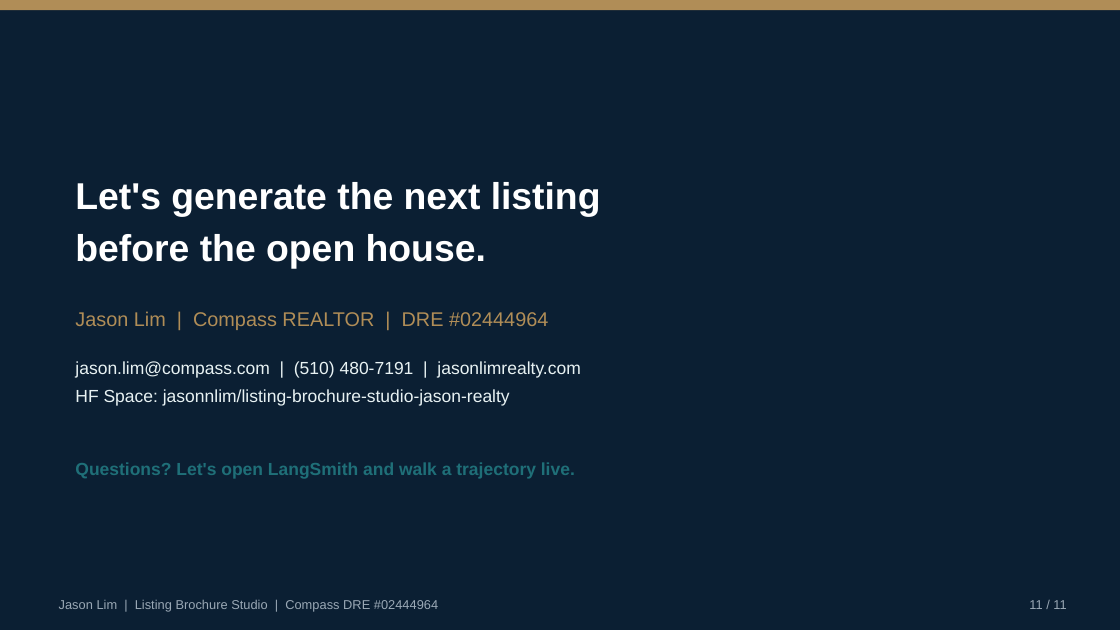
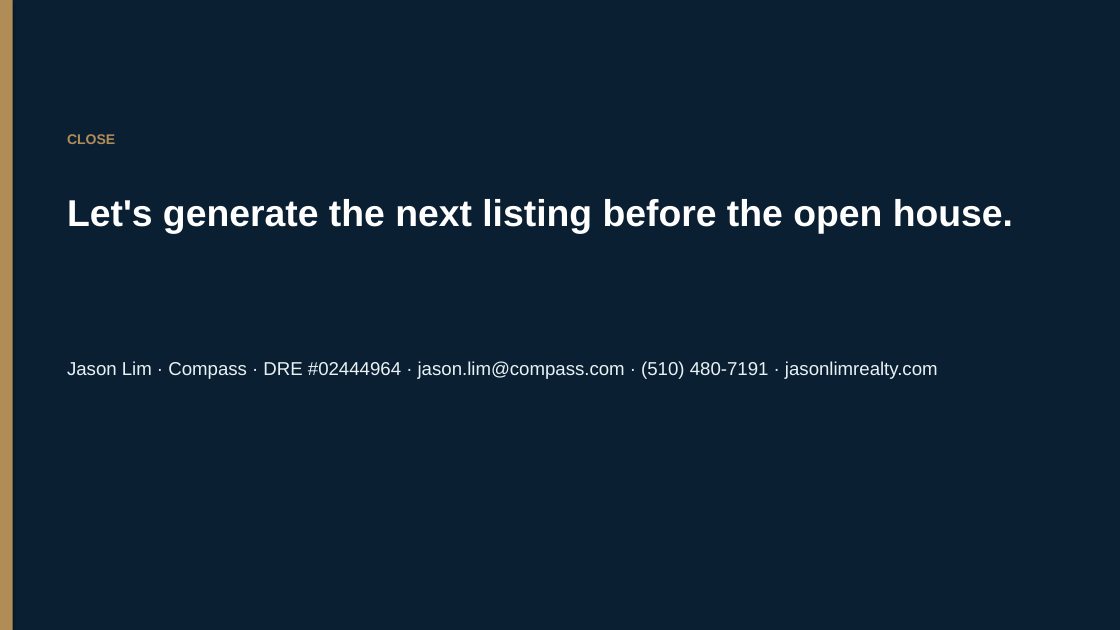
Before and after one commit to jhhlim/LLMFundamentals, a slide deck: slide 11 of Jason_Lim_Project_Notes_Demo_10min_VC_Pitch_Keynote.pptx. Drawn at 1120x630 pixels with LibreOffice and Linux fonts; fonts in the diff are those of the drawing. Boxes give left, top, right and bottom in pixels: in the first picture for what was removed or moved away, otherwise in the second. Text is boxed around its words. In the diff, an @@ line names an element or a change of style, - is before the commit and + after.

```diff
--- a/Jason_Lim_Project_Notes_Demo_10min_VC_Pitch_Keynote.pptx
+++ b/Jason_Lim_Project_Notes_Demo_10min_VC_Pitch_Keynote.pptx
@@ rectangle at (x1=0, y1=0, x2=1120, y2=630): shadow on @@
@@ rectangle at (x1=0, y1=0, x2=13, y2=630): shadow on @@
@@ rectangle resized from (x1=0, y1=0, x2=1120, y2=10) to (x1=0, y1=0, x2=13, y2=630) @@
@@ text added at (x1=67, y1=134, x2=115, y2=144), 12 pt, text #B08D57, bold @@
+CLOSE
@@ text at (x1=67, y1=199, x2=1013, y2=233): text changed @@
-Let's generate the next listing
-before the open house.
+Let's generate the next listing before the open house.
@@ text removed at (x1=75, y1=311, x2=548, y2=330) @@
-Jason Lim | Compass REALTOR | DRE #02444964
@@ text at (x1=67, y1=361, x2=938, y2=379): text changed; size 15 to 16 pt @@
-jason.lim@compass.com | (510) 480-7191 | jasonlimrealty.com
-HF Space: jasonnlim/listing-brochure-studio-jason-realty
+Jason Lim · Compass · DRE #02444964 · jason.lim@compass.com · (510) 480-7191 · jasonlimrealty.com
@@ text removed at (x1=75, y1=462, x2=575, y2=479) @@
-Questions? Let's open LangSmith and walk a trajectory live.
@@ text removed at (x1=59, y1=600, x2=438, y2=612) @@
-Jason Lim | Listing Brochure Studio | Compass DRE #02444964
@@ text removed at (x1=1029, y1=600, x2=1066, y2=609) @@
-11 / 11
```
Also in this commit, not shown: 9 other slides changed, 1 slide added, 1 slide removed, 3 other files.
